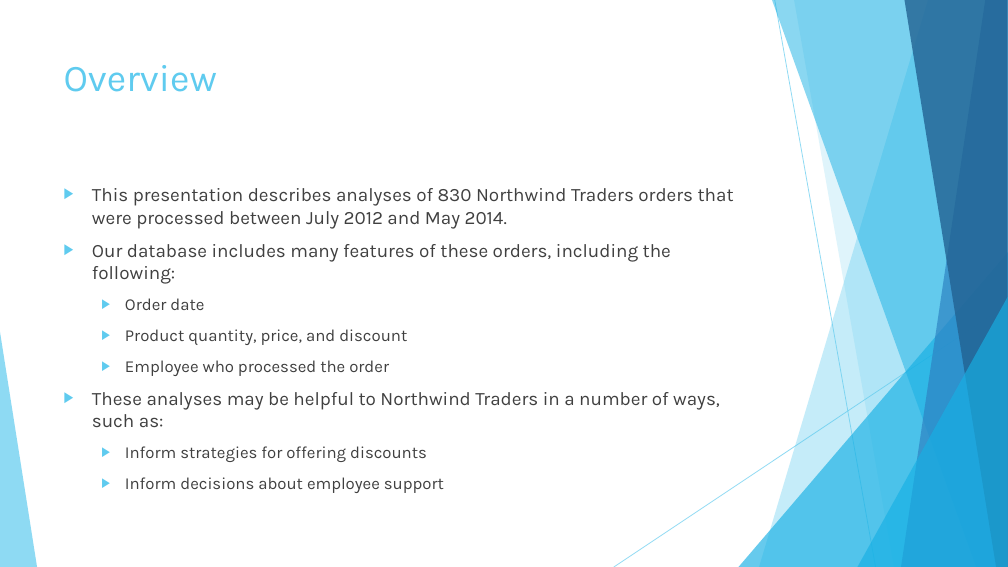
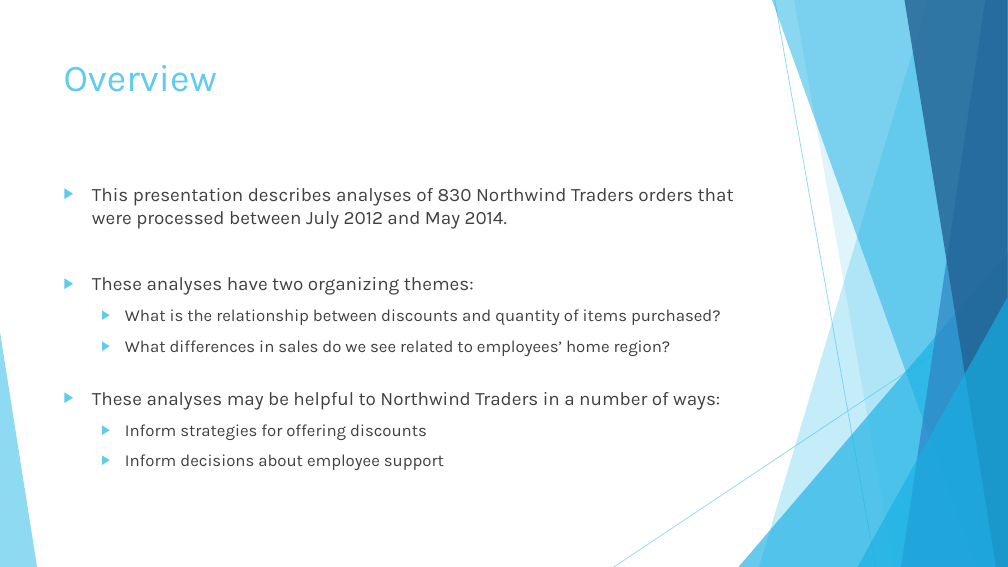
Before and after one commit to DavidBraslow/dsc-2-final-project-online-ds-sp-000, a slide deck: slide 2 of presentation.pptx. Drawn at 1008x567 pixels with LibreOffice and Linux fonts; fonts in the diff are those of the drawing. Boxes give left, top, right and bottom in pixels: in the first picture for what was removed or moved away, otherwise in the second. Text is boxed around its words. In the diff, an @@ line names an element or a change of style, - is before the commit and + after.

```diff
--- a/presentation.pptx
+++ b/presentation.pptx
@@ text at (92,277,721,410): text changed; size 18 to 16 pt @@
-▶ Our database includes many features of these orders, including the following:
-  ▶ Order date
-  ▶ Product quantity, price, and discount
-  ▶ Employee who processed the order
-▶ These analyses may be helpful to Northwind Traders in a number of ways, such as:
+▶ These analyses have two organizing themes:
+  ▶ What is the relationship between discounts and quantity of items purchased?
+  ▶ What differences in sales do we see related to employees’ home region?
+▶ These analyses may be helpful to Northwind Traders in a number of ways:
```
Also in this commit, not shown: 2 other slides changed, 2 slides added, 2 other files.
